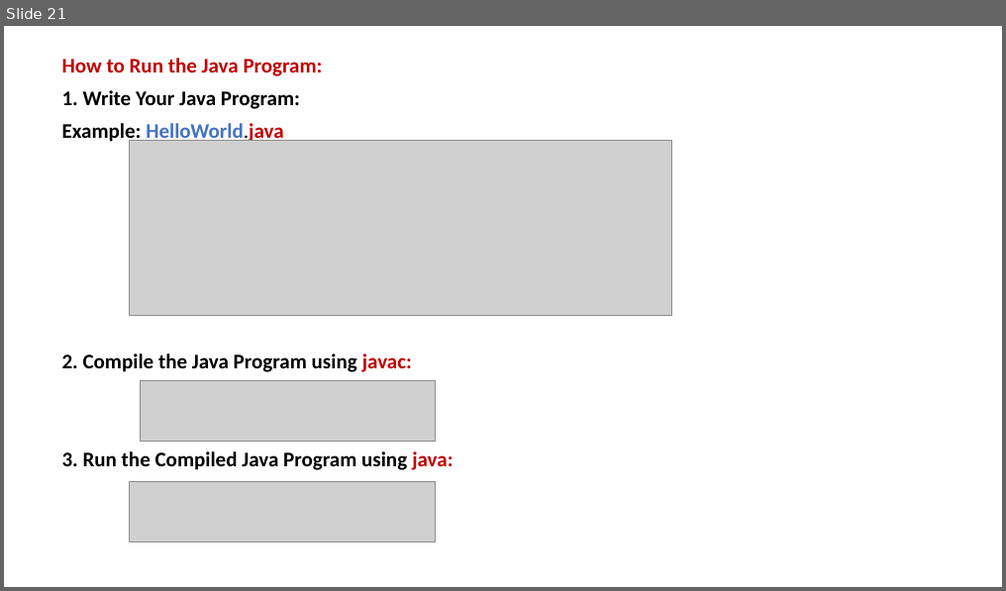
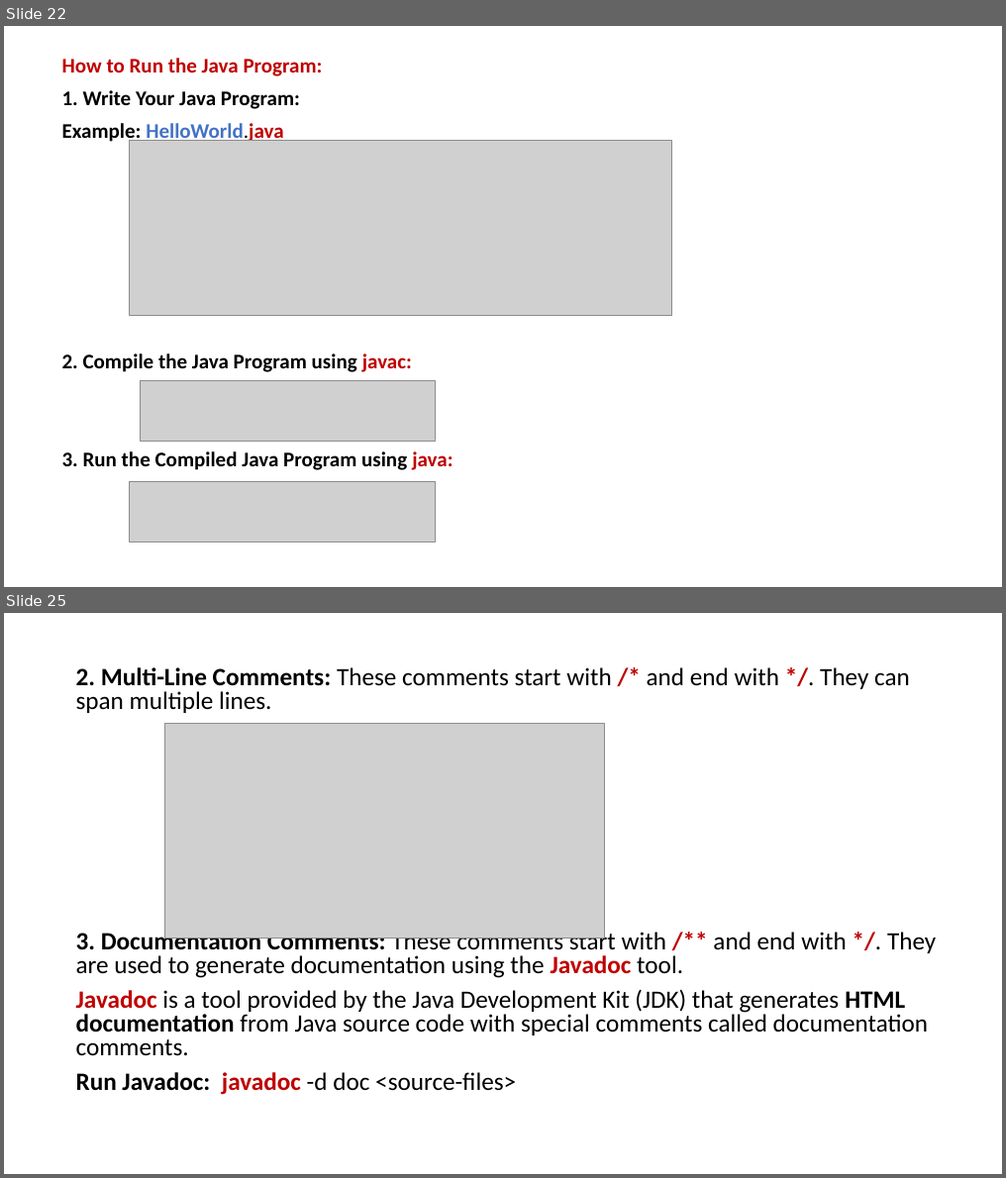
Before and after one commit to PRAMOD-VISHNU-NAIK/MCA-2nd-Sem-Shridevi-College, a slide deck: Theory Class-Notes/Java MCA-2.pptx. Shown one above the other, each under a label of ours: slide 21 before the commit, slides 22 and 25 after it; the slides between them are not shown. The pictures are 1006x591 and 1006x1178 pixels, drawn with LibreOffice and Linux fonts; fonts in the diff are those of the drawing; grey boxes stand for pictures. Boxes give left, top, right and bottom in pixels: in the first picture for what was removed or moved away, otherwise in the second. Text is boxed around its words. In the diff, an @@ line names an element or a change of style, - is before the commit and + after.

```diff
--- a/Theory Class-Notes/Java MCA-2.pptx
+++ b/Theory Class-Notes/Java MCA-2.pptx
@@ slide 25 added at (4,613,1002,1174), background #FFFFFF @@
@@ text added at (76,667,936,1095), 24 pt, text #000000 @@
+2. Multi-Line Comments: These comments start with /* and end with */. They can span multiple lines.
+3. Documentation Comments: These comments start with /** and end with */. They are used to generate documentation using the Javadoc tool.
+Javadoc is a tool provided by the Java Development Kit (JDK) that generates HTML documentation from Java source code with special comments called documentation comments.
+Run Javadoc: javadoc -d doc <source-files>
@@ picture added at (165,723,604,938) @@
@@ what was slide 21 is now slide 22 @@
```
Also in this commit, not shown: 3 slides changed, 17 other slides added, 2 other files.
